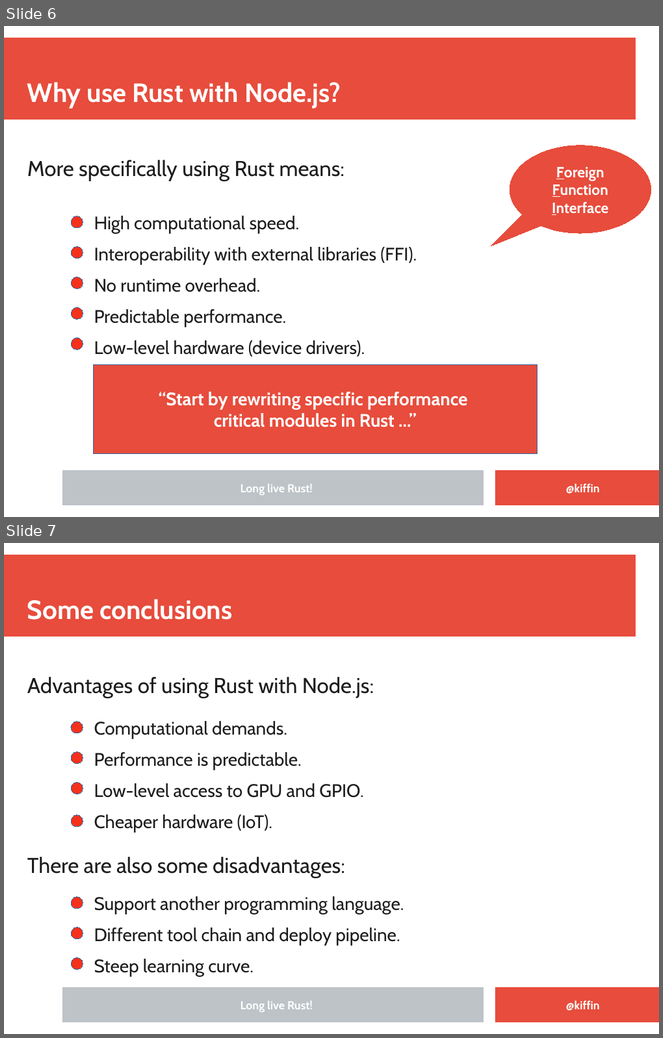
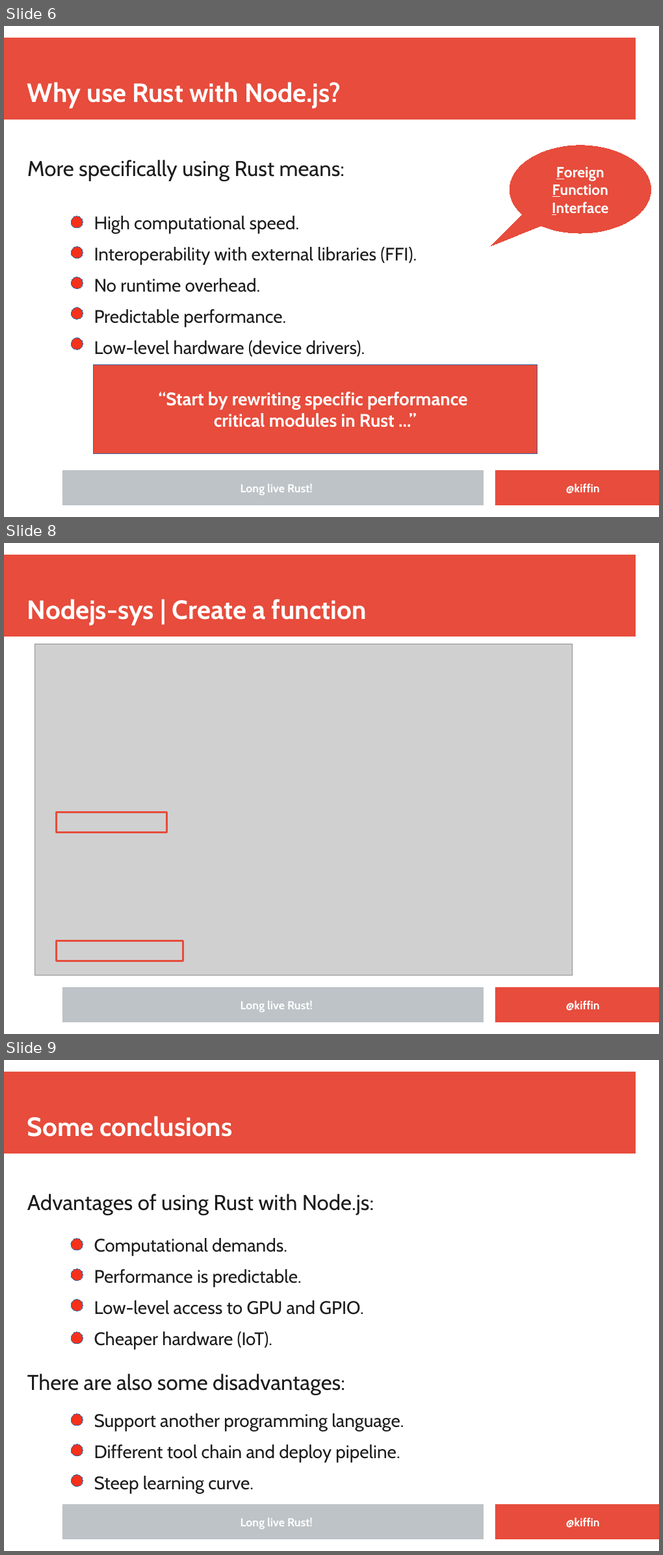
Before and after one commit to kgish/rust-node-addon-template, a slide deck: documents/Embedding-Rust-in-NodeJS-applications.odp. Shown one above the other, each under a label of ours: slides 6 and 7 before the commit, slides 6, 8 and 9 after it; the slides between them are not shown. The pictures are 663x1038 and 663x1555 pixels, drawn with LibreOffice and Linux fonts; fonts in the diff are those of the drawing; grey boxes stand for pictures; background and template pictures are left out. Boxes give left, top, right and bottom in pixels: in the first picture for what was removed or moved away, otherwise in the second. Text is boxed around its words. In the diff, an @@ line names an element or a change of style, - is before the commit and + after.

Commit message:
Updated the presentation.

```diff
--- a/documents/Embedding-Rust-in-NodeJS-applications.odp
+++ b/documents/Embedding-Rust-in-NodeJS-applications.odp
@@ slide 8 added at (4, 543, 659, 1034), background #FFFFFF; not listed: 3 template elements that a slide beside it also shows @@
@@ title added at (27, 599, 367, 626), 32 pt, text #FFFFFF, bold @@
+Nodejs-sys | Create a function
@@ picture added at (35, 644, 572, 975) @@
@@ rectangle added at (56, 812, 167, 832), outline #E74C3C 2.3 pt @@
@@ rectangle added at (56, 941, 183, 962), outline #E74C3C 2.3 pt @@
@@ text added at (241, 1001, 313, 1012), 14 pt, text #FFFFFF, bold @@
+Long live Rust!
@@ text added at (566, 1001, 600, 1011), 14 pt, text #FFFFFF, bold @@
+@kiffin
@@ what was slide 7 is now slide 9 @@
```
Also in this commit, not shown: 1 other slide added, 1 other file.
